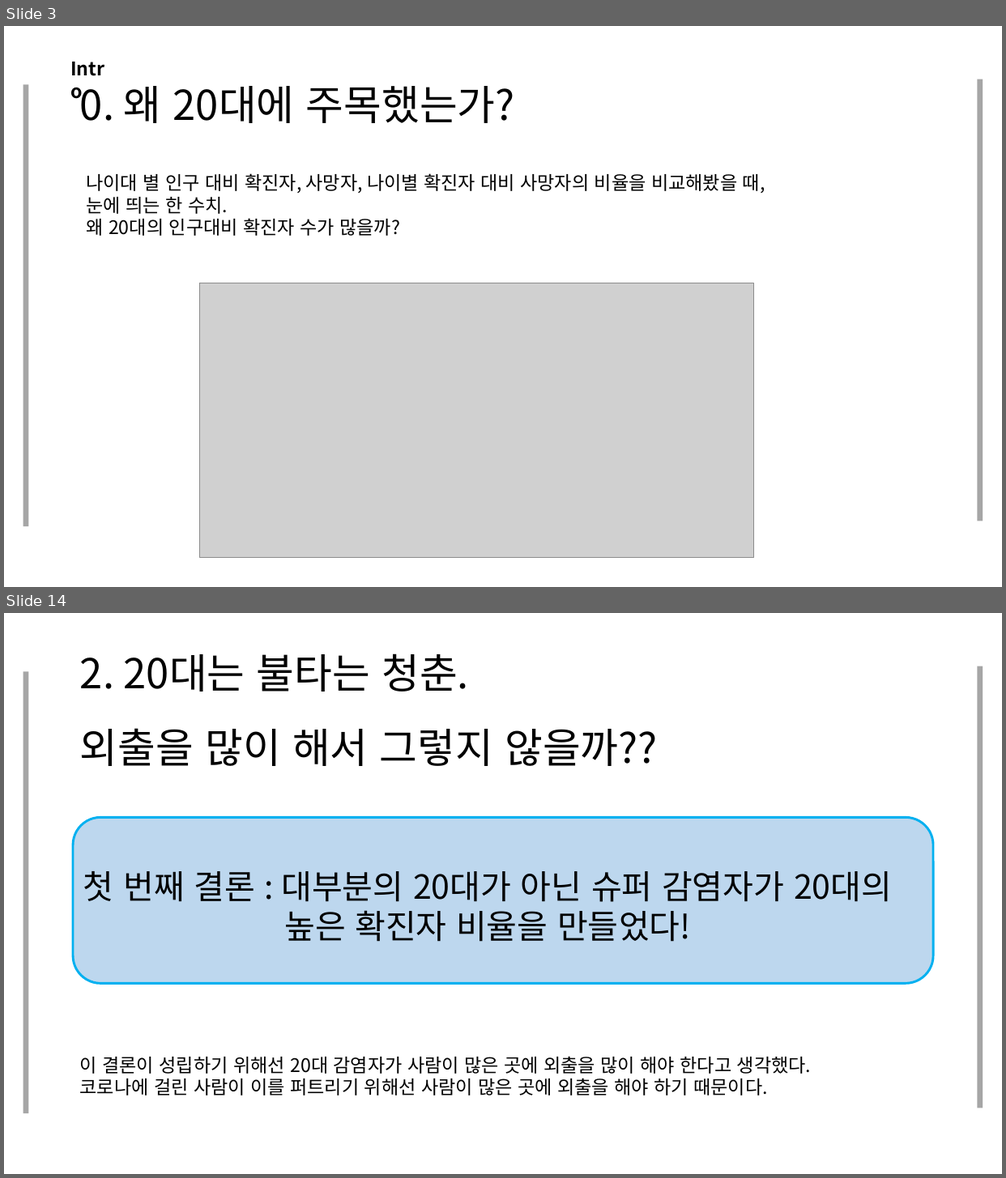
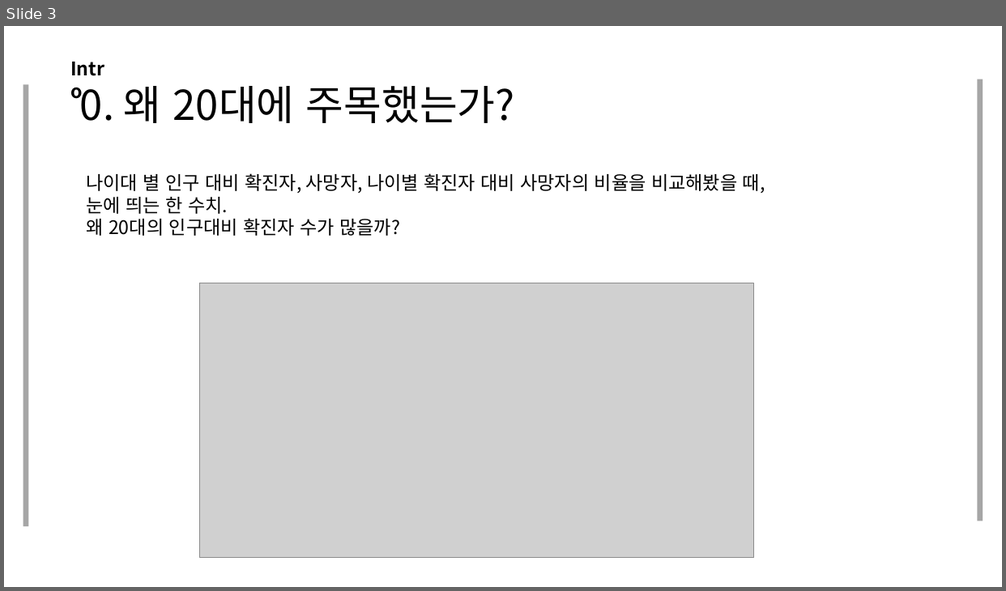
Before and after one commit to JooEHyeon/CORONA19_data_analysis, a slide deck: 최종합본.pptx. Shown one above the other, each under a label of ours: slides 3 and 14 before the commit, slide 3 after it; the slides between them are not shown. The pictures are 1006x1178 and 1006x591 pixels, drawn with LibreOffice and Linux fonts; fonts in the diff are those of the drawing; grey boxes stand for pictures. Boxes give left, top, right and bottom in pixels: in the first picture for what was removed or moved away, otherwise in the second. Text is boxed around its words. In the diff, an @@ line names an element or a change of style, - is before the commit and + after.

```diff
--- a/최종합본.pptx
+++ b/최종합본.pptx
@@ slide 14 removed at (4, 613, 1002, 1174), background #FFFFFF @@
@@ title removed at (80, 653, 657, 766) @@
-2. 20대는 불타는 청춘.
-외출을 많이 해서 그렇지 않을까??
@@ rectangle removed at (23, 671, 28, 1114) @@
@@ rectangle removed at (978, 666, 982, 1109) @@
@@ rounded rectangle removed at (73, 817, 933, 983) @@
@@ text removed at (83, 871, 892, 942) @@
-첫 번째 결론 : 대부분의 20대가 아닌 슈퍼 감염자가 20대의 높은 확진자 비율을 만들었다!
@@ text removed at (80, 1056, 811, 1096) @@
-이 결론이 성립하기 위해선 20대 감염자가 사람이 많은 곳에 외출을 많이 해야 한다고 생각했다.
-코로나에 걸린 사람이 이를 퍼트리기 위해선 사람이 많은 곳에 외출을 해야 하기 때문이다.
```
Also in this commit, not shown: 22 slides changed, 4 slides added, 1 other slide removed.
